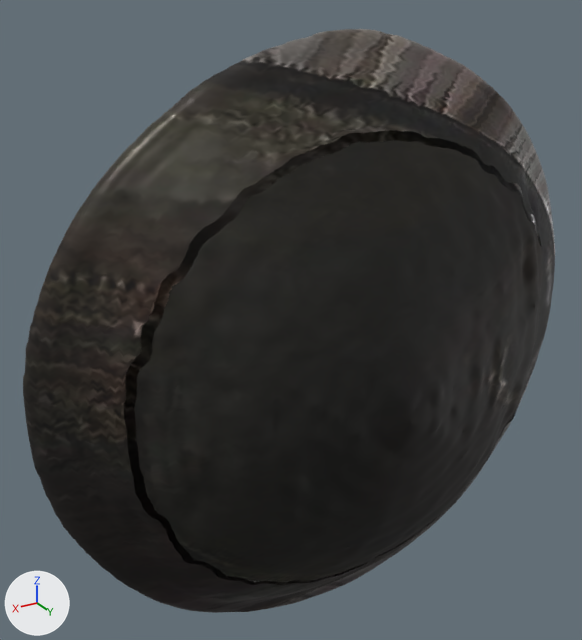
An edit to the glTF model public/models/alkafeel/kfl-2312.glb, drawn before and after from the same camera.
Both versions are drawn from a 50 mm camera at (0.672, 0.894, 0.567) aimed at (0.082, -0.088, 0.076). The lights are fixed; the arrows at lower left show +X, +Y and +Z. The older version comes first.

The first picture shows 'geometry_0'.
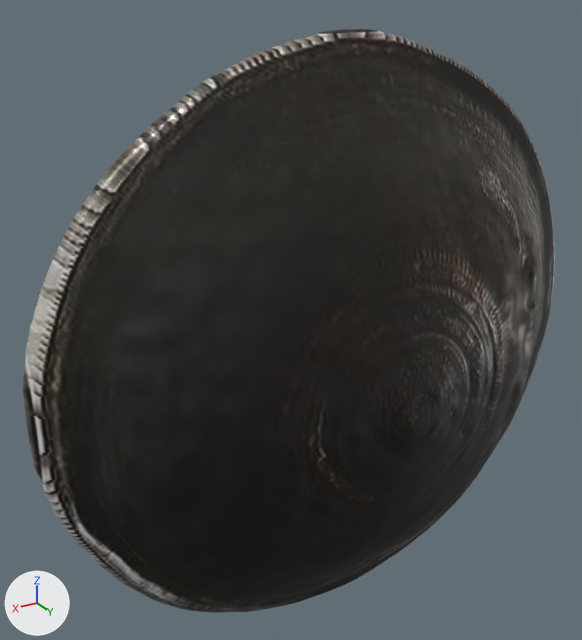
The edits, one by one:
Picture 'Image_2' (img_image_2) is now built by load_image('Image_2', '_unpacked/Image_2', 768, 768, 'Non-Color') instead of load_image('Image_2', '_unpacked/Image_2', 1024, 1024, 'Non-Color').
Material 'AlKafeel_Watertight_PBR' (mat_alkafeel_watertight_pbr) is new.
Uses the picture img_image_0.
Uses the picture img_image_1.
Uses the picture img_image_2.
me_geometry_0 is used by ob_geometry_0; location (0.0, 0.0, 0.0).
me_geometry_0 had 34719 vertices, 68240 faces and spanned x -0.491..0.491, y -0.128..0.128, z -0.499..0.497.
me_geometry_0 now has 34122 vertices, 68240 faces and spans x -0.491..0.491, y -0.128..0.128, z -0.499..0.497.
me_geometry_0 part 1: 1331 vertices moved from x -0.376..0.389, y -0.01..0.009, z -0.38..0.373 to x -0.375..0.388, y -0.009..0.009, z -0.379..0.372; 1069 vertices removed from x -0.381..0.386, y -0.011..0.01, z -0.377..0.371; 472 vertices added at x -0.38..0.383, y -0.01..0.009, z -0.373..0.369.
me_geometry_0 part 2: 64879 kept faces spanning x -0.491..0.491, y -0.128..0.128, z -0.499..0.497 get new texture (UV) coordinates.
me_geometry_0 part 3: 66091 faces spanning x -0.491..0.491, y -0.128..0.128, z -0.499..0.497 switch from mat_alkafeel_hd_pbr to mat_alkafeel_watertight_pbr.

Pixel boxes [x1, y1, x2, y2] of what changed, in the pictures (582 x 640 px; the box of a moved part takes in the faces that stretch with it):
'geometry_0', surface changed, reshaped: [23, 29, 555, 613] in both
part 1 of me_geometry_0, moved or reshaped: [116, 123, 542, 587] in both
part 2 of me_geometry_0, surface changed: [23, 29, 555, 613] in both
part 3 of me_geometry_0, recoloured: [23, 29, 555, 613] in both
